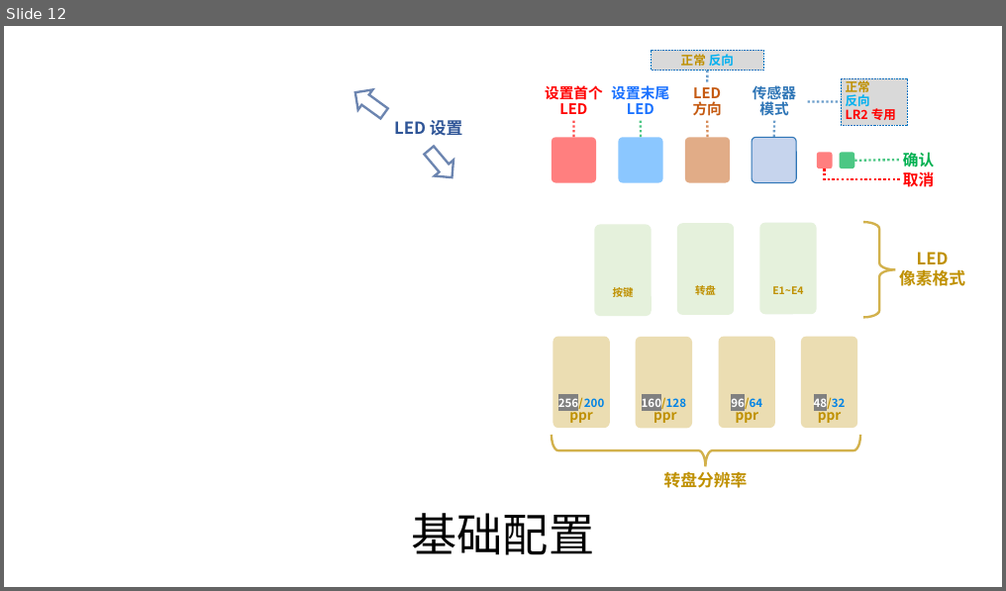
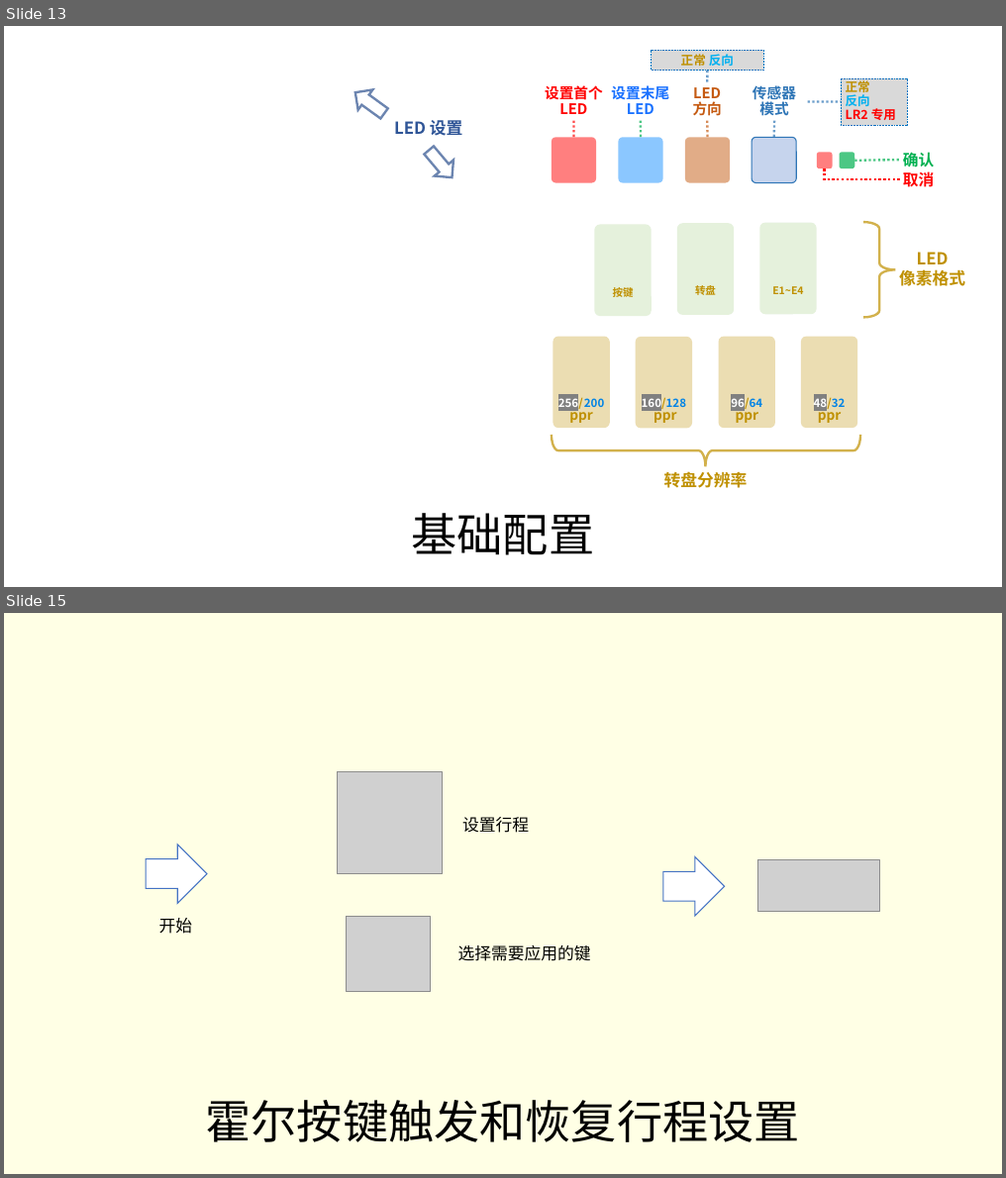
Before and after one commit to whowechina/iidx_pico, a slide deck: doc/IIDX_Pico_Manual.pptx. Shown one above the other, each under a label of ours: slide 12 before the commit, slides 13 and 15 after it; the slides between them are not shown. The pictures are 1006x591 and 1006x1178 pixels, drawn with LibreOffice and Linux fonts; fonts in the diff are those of the drawing; grey boxes stand for pictures; background and template pictures are left out. Boxes give left, top, right and bottom in pixels: in the first picture for what was removed or moved away, otherwise in the second. Text is boxed around its words. In the diff, an @@ line names an element or a change of style, - is before the commit and + after.

```diff
--- a/doc/IIDX_Pico_Manual.pptx
+++ b/doc/IIDX_Pico_Manual.pptx
@@ slide 15 added at (4, 613, 1002, 1174), background #FFFFE5 @@
@@ picture added at (338, 772, 442, 874) @@
@@ text added at (462, 817, 529, 833), 16 pt, text #000000 @@
+设置行程
@@ right arrow added at (146, 845, 207, 903), fill #FFFFFF, outline #4472C4 1 pt @@
@@ right arrow added at (663, 858, 725, 916), fill #FFFFFF, outline #4472C4 1 pt @@
@@ picture added at (758, 861, 880, 912) @@
@@ text added at (159, 918, 193, 934), 16 pt, text #000000 @@
+开始
@@ picture added at (347, 916, 430, 991) @@
@@ text added at (458, 946, 591, 961), 16 pt, text #000000 @@
+选择需要应用的键
@@ title added at (205, 1100, 800, 1143), 44 pt, text #000000 @@
+霍尔按键触发和恢复行程设置
@@ what was slide 12 is now slide 13 @@
```
Also in this commit, not shown: 3 slides changed, 1 other slide added, 4 other files.
